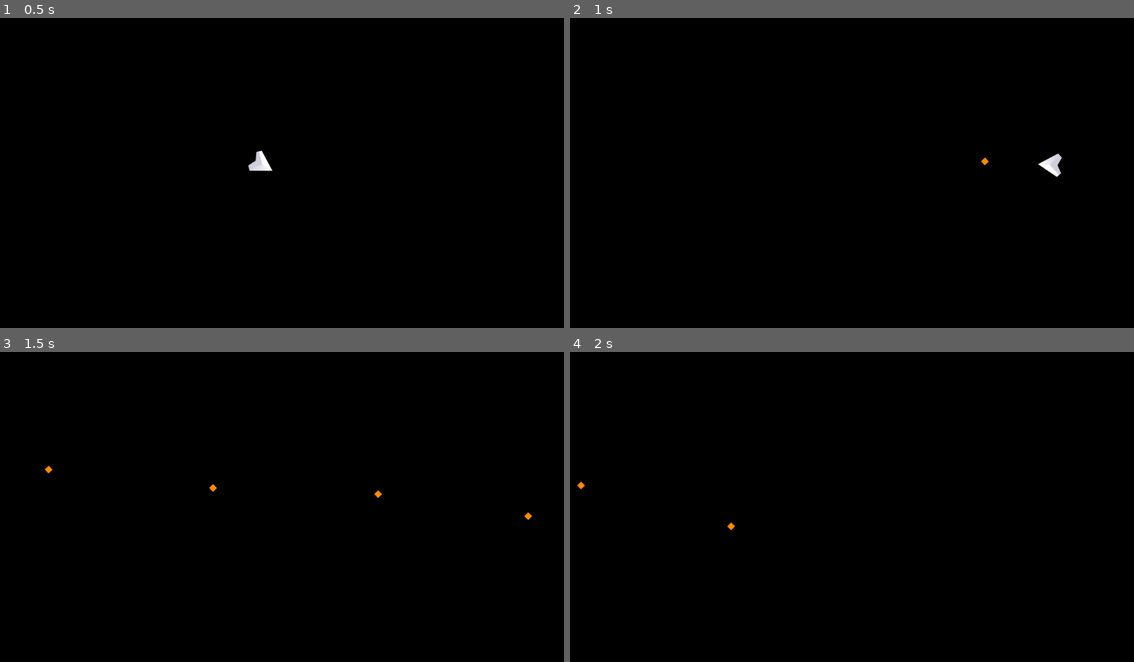
Above: before the commit, frames 1-4 (two rows, left to right).
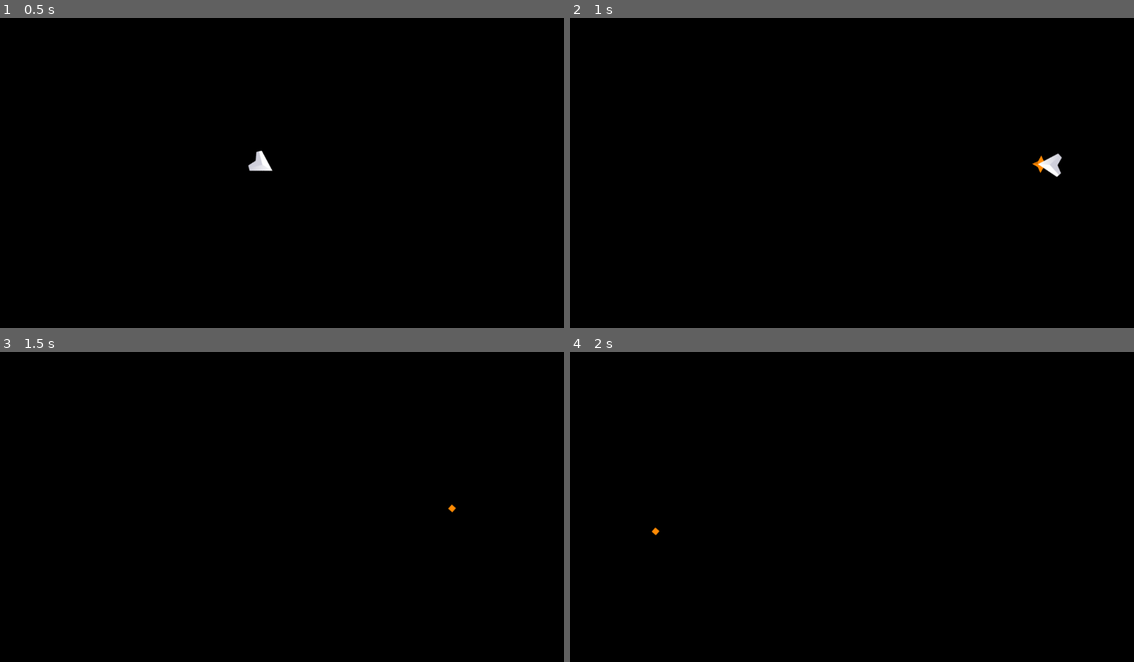
Above: after the commit, the same moments.

Repository: SandiNovakov/zr
Game: Godot game, scene res://scenes/main.tscn
Two runs of this game, one before a commit and one after it. Both use one fixed random seed, a clock stepped at 60 frames per second and the inputs below.
Inputs (mouse positions are in pixels of both pictures, inside the frame that each line leads up to):
- Up to frame 1 (0.5 s): no input
- Up to frame 2 (1 s): tap Enter at 0.5 s; move the mouse to (976, 160) at 0.52 s; press the mouse at (976, 160) at 0.53 s; hold D (move_right) from 0.53 s (still down); tap Space (dash) at 0.6 s
- Up to frame 3 (1.5 s): move the mouse to (169, 525) at 1.27 s; release D (move_right) at 1.28 s; release the mouse at (169, 525) at 1.28 s; hold S (move_down) from 1.28 s (still down); click (169, 525) at 1.35 s
- Up to frame 4 (2 s): keep holding S (move_down); tap Space (dash) at 1.55 s

Frame 1 is identical in both runs. In frame 2, less than 0.1% of the frame differs, in the area x 72-85%, y 44-51%; in frame 3, 0.1%, in the area x 7-95%, y 36-55%; in frame 4, less than 0.1%.

Commit message:
particle effects for charging

Diff:
--- a/Bullet.gd
+++ b/Bullet.gd
@@ -4,6 +4,8 @@
 var damage: int
 var speed: int
 var direction: Vector2
+
+var lifetime: float = 25
 
 func _ready() -> void:
     if damage == null:
@@ -19,6 +21,11 @@
 func _physics_process(delta: float) -> void:
     position += direction * speed * delta
 
+    lifetime -= delta
+    if lifetime <= 0:
+        Syslog.info("bullet %s lifetime expired." % [self])
+        queue_free()
+
 func on_body_entered(body: Node2D) -> void:
     Syslog.info("bullet %s collided with body: %s" % [self, body.name])
     queue_free()
--- a/WeaponData.gd
+++ b/WeaponData.gd
@@ -15,3 +15,6 @@
 @export var charge_damage: int
 @export_range(0, 10, 0.1)var charge_recovery_time: float
 @export var charged_shot_recoil: int
+
+@export var charging_vfx: PackedScene
+@export var charged_vfx: PackedScene
--- a/WeaponHandler.gd
+++ b/WeaponHandler.gd
@@ -44,6 +44,15 @@
     Input.start_joy_vibration(0, 1, 0.5, 0.1)
 
     var bullet: Bullet = weapon.bullet.instantiate()
+    _spawn_bullet(bullet)
+
+func shoot_charged() -> void:
+    Syslog.info("%s says: I performed a charged shot!" % [master.name])
+    charged_shot.emit()
+    var bullet: Bullet = weapon.charge_bullet.instantiate()
+    _spawn_bullet(bullet)
+
+func _spawn_bullet(bullet: Bullet) -> void:
     bullet.global_position = shot_origin.global_position
     bullet.direction = Vector2.from_angle(shot_origin.global_rotation)
     bullet.speed = 1500
@@ -52,6 +61,8 @@
     add_child(bullet)
     bullet.set_as_top_level(true)
 
-func shoot_charged() -> void:
-    Syslog.info("%s says: I performed a charged shot!" % [master.name])
-    charged_shot.emit()
+func start_vfx(vfx: Node2D) -> void:
+    shot_origin.add_child(vfx)
+
+func stop_vfx(vfx: Node2D) -> void:
+    vfx.queue_free()
--- a/scenes/bullet.tscn
+++ b/scenes/bullet.tscn
@@ -7,6 +7,7 @@
 radius = 6.3245554
 
 [node name="Bullet" type="Area2D" unique_id=93633230]
+z_index = -4096
 script = ExtResource("1_y25gk")
 metadata/_custom_type_script = "uid://dqdnc6hljsiwp"
 
--- /dev/null
+++ b/scenes/charge_bullet.tscn
@@ -0,0 +1,9 @@
+[gd_scene format=3 uid="uid://djyvosr140cjt"]
+
+[ext_resource type="PackedScene" uid="uid://cyci24154tn4i" path="res://scenes/bullet.tscn" id="1_t56pl"]
+
+[node name="ChargeBullet" unique_id=93633230 instance=ExtResource("1_t56pl")]
+
+[node name="Sprite2D" parent="." index="1" unique_id=2145227657]
+modulate = Color(0.01999998, 0.755, 1, 1)
+frame = 26
--- a/scenes/charged.gd
+++ b/scenes/charged.gd
@@ -1,9 +1,14 @@
 extends WeaponState
+
+var vfx: Node2D
 
 func enter() -> void:
     master.invalidate_charge.connect(on_invalidate_charge)
     Input.start_joy_vibration(0, 0.1, 0.1)
+    vfx = master.weapon.charged_vfx.instantiate()
 
+
+    master.start_vfx(vfx)
 
 func physics_update(delta: float) -> void:
     if not controller.is_shoot() and master.allow_shoot:
@@ -21,3 +26,5 @@
     master.invalidate_charge.disconnect(on_invalidate_charge)
     Input.stop_joy_vibration(0)
     Input.start_joy_vibration(0, 1, 1, 0.25)
+
+    master.stop_vfx(vfx)
--- /dev/null
+++ b/scenes/charged_vfx.tscn
@@ -0,0 +1,9 @@
+[gd_scene format=3 uid="uid://brb31qrl3tkic"]
+
+[ext_resource type="PackedScene" uid="uid://cvhnp2ajpe8cx" path="res://scenes/charging_vfx.tscn" id="1_urb53"]
+
+[node name="charging_vfx" unique_id=1200617565 instance=ExtResource("1_urb53")]
+modulate = Color(0, 0.7166667, 1, 1)
+scale = Vector2(1, 1)
+frame_progress = 0.3745828
+speed_scale = 1.25
--- /dev/null
+++ b/scenes/charging_vfx.tscn
@@ -0,0 +1,56 @@
+[gd_scene format=3 uid="uid://cvhnp2ajpe8cx"]
+
+[ext_resource type="Texture2D" uid="uid://bl7omt8xh82is" path="res://simpleSpace_tilesheet.png" id="1_comp1"]
+
+[sub_resource type="AtlasTexture" id="AtlasTexture_comp1"]
+atlas = ExtResource("1_comp1")
+region = Rect2(448, 192, 64, 64)
+
+[sub_resource type="AtlasTexture" id="AtlasTexture_o25mt"]
+atlas = ExtResource("1_comp1")
+region = Rect2(384, 192, 64, 64)
+
+[sub_resource type="AtlasTexture" id="AtlasTexture_qngd3"]
+atlas = ExtResource("1_comp1")
+region = Rect2(320, 192, 64, 64)
+
+[sub_resource type="SpriteFrames" id="SpriteFrames_gji7r"]
+animations = [{
+"frames": [{
+"duration": 1.0,
+"texture": SubResource("AtlasTexture_comp1")
+}, {
+"duration": 1.0,
+"texture": SubResource("AtlasTexture_o25mt")
+}, {
+"duration": 1.0,
+"texture": SubResource("AtlasTexture_qngd3")
+}, {
+"duration": 1.0,
+"texture": SubResource("AtlasTexture_qngd3")
+}, {
+"duration": 1.0,
+"texture": SubResource("AtlasTexture_o25mt")
+}, {
+"duration": 1.0,
+"texture": SubResource("AtlasTexture_comp1")
+}],
+"loop": true,
+"name": &"default",
+"speed": 30.0
+}]
+
+[sub_resource type="GDScript" id="GDScript_comp1"]
+script/source = "extends AnimatedSprite2D
+
+func _ready() -> void:
+    play(\"default\")
+"
+
+[node name="charging_vfx" type="AnimatedSprite2D" unique_id=1200617565]
+modulate = Color(1, 0.53333336, 0, 1)
+z_index = -4096
+scale = Vector2(0.75, 0.75)
+sprite_frames = SubResource("SpriteFrames_gji7r")
+frame_progress = 0.62784445
+script = SubResource("GDScript_comp1")
--- a/scenes/player.tscn
+++ b/scenes/player.tscn
@@ -10,16 +10,21 @@
 [ext_resource type="PackedScene" uid="uid://dpuwytub1fhs8" path="res://scenes/weapon_handler.tscn" id="7_fjrip"]
 [ext_resource type="Script" uid="uid://fy2kx1pmjlsi" path="res://WeaponData.gd" id="9_ur7pv"]
 [ext_resource type="PackedScene" uid="uid://cyci24154tn4i" path="res://scenes/bullet.tscn" id="9_y4r1p"]
+[ext_resource type="PackedScene" uid="uid://djyvosr140cjt" path="res://scenes/charge_bullet.tscn" id="10_d2wvv"]
+[ext_resource type="PackedScene" uid="uid://brb31qrl3tkic" path="res://scenes/charged_vfx.tscn" id="11_jej6c"]
+[ext_resource type="PackedScene" uid="uid://cvhnp2ajpe8cx" path="res://scenes/charging_vfx.tscn" id="12_f1ej7"]
 
 [sub_resource type="Resource" id="Resource_y4r1p"]
 script = ExtResource("9_ur7pv")
 bullet = ExtResource("9_y4r1p")
-charge_bullet = ExtResource("9_y4r1p")
-fire_rate = 7
-automatic = true
+charge_bullet = ExtResource("10_d2wvv")
+fire_rate = 12
+can_charge = true
 charge_time = 1.0
 charge_recovery_time = 0.3
 charged_shot_recoil = 1500
+charging_vfx = ExtResource("12_f1ej7")
+charged_vfx = ExtResource("11_jej6c")
 metadata/_custom_type_script = "uid://fy2kx1pmjlsi"
 
 [node name="Player" type="CharacterBody2D" unique_id=1105171591 node_paths=PackedStringArray("controller", "state_machine", "weapon_handler")]
@@ -27,6 +32,7 @@
 controller = NodePath("ActorController")
 state_machine = NodePath("StateMachine")
 weapon_handler = NodePath("WeaponHandler")
+dash_duration = 0.1
 metadata/_custom_type_script = "uid://b3704tgoj3qq4"
 
 [node name="Sprite2D" type="Sprite2D" parent="." unique_id=1638740608]
@@ -67,4 +73,4 @@
 shot_origin = NodePath("../BulletOrigin")
 
 [node name="BulletOrigin" type="Marker2D" parent="." unique_id=452897967]
-position = Vector2(20, 0)
+position = Vector2(18, 0)
--- a/scripts/InputBuffer.gd
+++ b/scripts/InputBuffer.gd
@@ -4,6 +4,7 @@
 var actions: Array
 
 func _unhandled_input(event: InputEvent) -> void:
+
     for action in InputMap.get_actions():
         if Input.is_action_just_pressed(action):
             var found: bool = false
--- a/scripts/actor2d/Actor2D.gd
+++ b/scripts/actor2d/Actor2D.gd
@@ -5,9 +5,9 @@
 @export var state_machine: StateMachine
 @export var weapon_handler: WeaponHandler
 
-var speed: int = 750
-var acceleration: int = speed/6
-var dash_duration: float = 0.3
+@export var speed: int = 750
+@export var acceleration: int = speed/6
+@export var dash_duration: float = 0.3
 var turn_speed := 2 * PI / 0.3 #roughly 300ms to make full circle
 
 func move(move_dir: Vector2) -> void:
--- a/scripts/weapon-handler/states/charging.gd
+++ b/scripts/weapon-handler/states/charging.gd
@@ -1,11 +1,16 @@
 extends WeaponState
 
 var current_charge_time: float = 0
+var vfx: Node2D
 
 func enter() -> void:
     current_charge_time = 0
     master.invalidate_charge.connect(on_invalidate_charge)
     Input.start_joy_vibration(0, 0.05, 0)
+
+    vfx = master.weapon.charging_vfx.instantiate()
+
+    master.start_vfx(vfx)
 
 
 func physics_update(delta: float) -> void:
@@ -26,3 +31,4 @@
 func exit() -> void:
     master.invalidate_charge.disconnect(on_invalidate_charge)
     Input.stop_joy_vibration(0)
+    master.stop_vfx(vfx)
